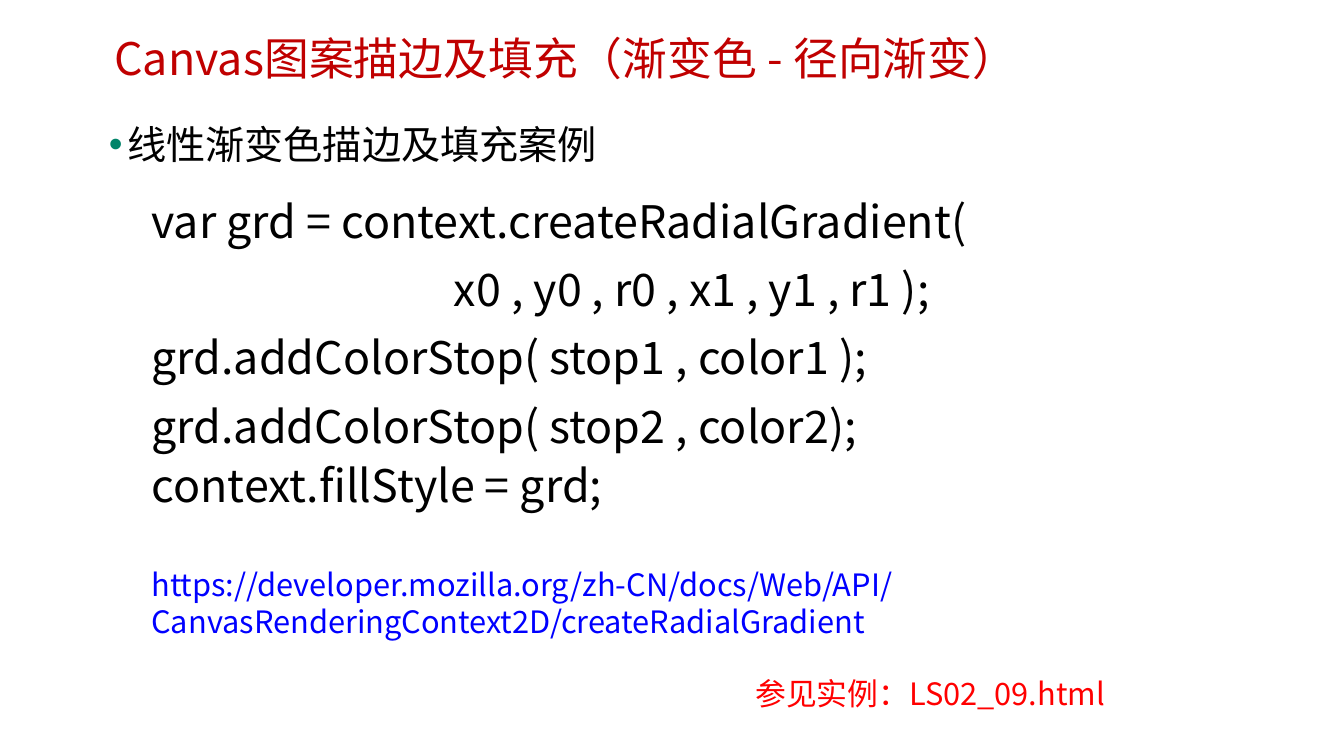
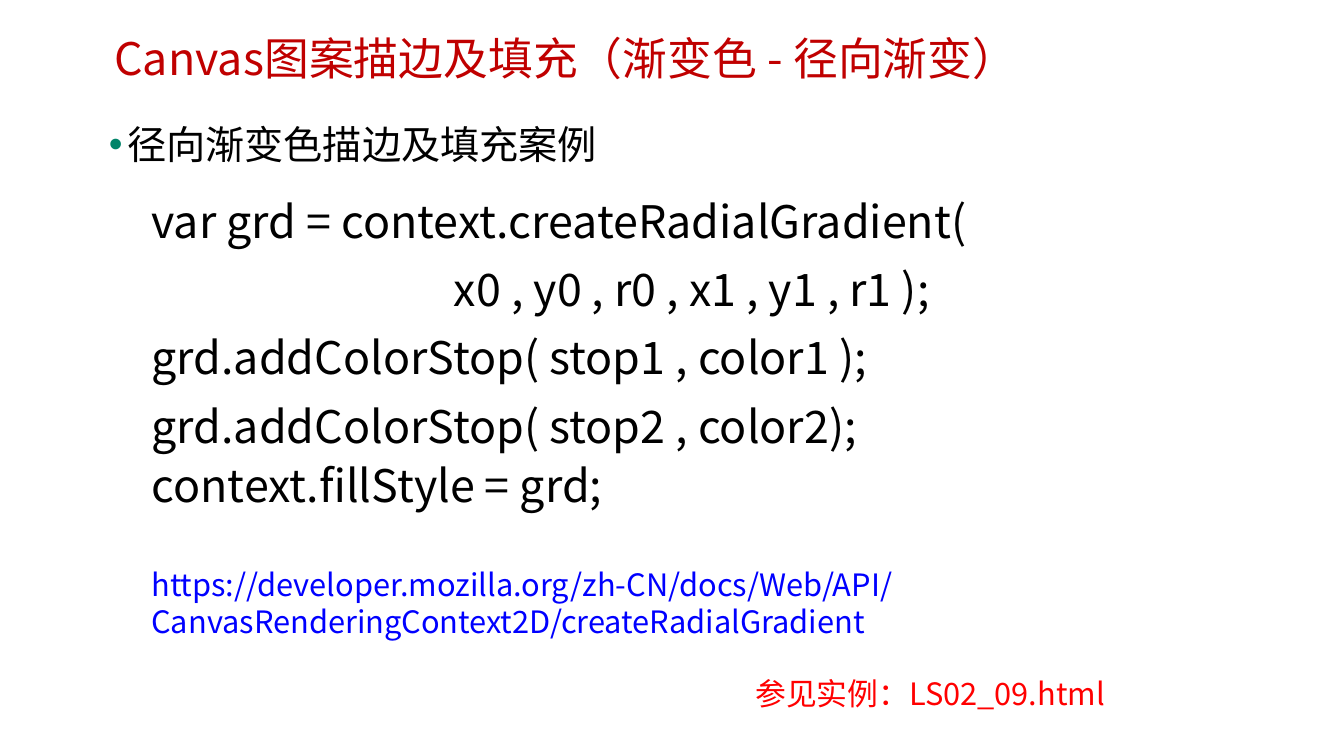
Before and after one commit to edu2act/course-H5-Animation-and-Game-Development, a slide deck: slide 23 of materials/slides/ch02.pptx. Drawn at 1344x756 pixels with LibreOffice and Linux fonts; fonts in the diff are those of the drawing; background and template pictures are left out. Boxes give left, top, right and bottom in pixels: in the first picture for what was removed or moved away, otherwise in the second. Text is boxed around its words. In the diff, an @@ line names an element or a change of style, - is before the commit and + after.

```diff
--- a/materials/slides/ch02.pptx
+++ b/materials/slides/ch02.pptx
@@ text at (127, 125, 597, 162): text changed @@
-• 线性渐变色描边及填充案例
+• 径向渐变色描边及填充案例
```
Also in this commit, not shown: 5 other slides changed, 22 other files.
